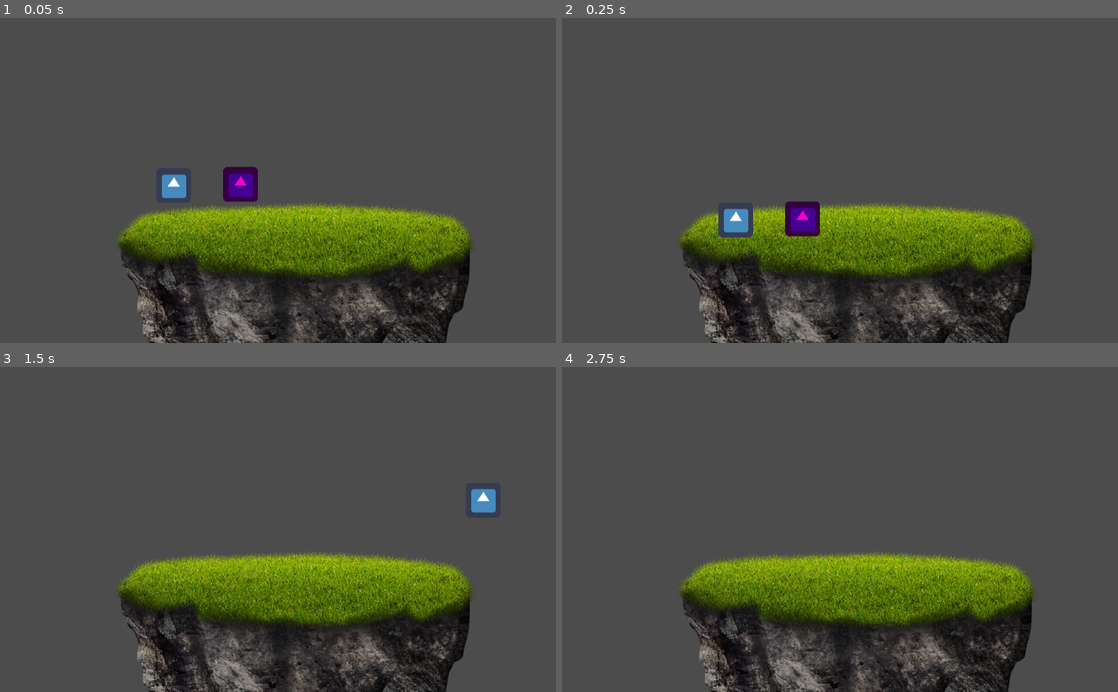
Above: before the commit, frames 1-4 (two rows, left to right).
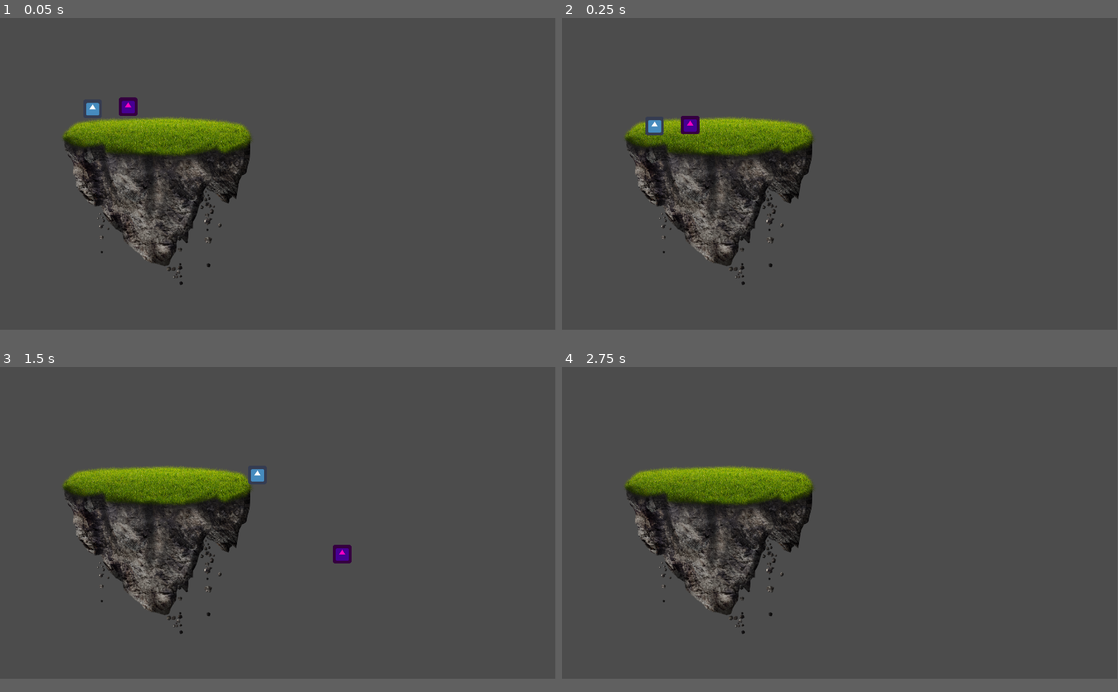
Above: after the commit, the same moments.

Repository: SkyanSam/Buried2023
Game: Godot game, scene res://game.tscn
Same seed, same stepped clock (60 frames per second), same inputs: the game is played once before the commit and once after it. The project has no main scene, so this scene is started directly. The engine's default icon, where the game draws it, is replaced by a stand-in: a white triangle on a blue panel in a dark square.
Inputs:
- Up to frame 1 (0.05 s): no input
- Up to frame 2 (0.25 s): no input
- Up to frame 3 (1.5 s): hold Right (ui_right) from 0.53 s (still down); tap Up (ui_up) at 0.77 s
- Up to frame 4 (2.75 s): tap Up (ui_up) at 1.52 s; release Right (ui_right) at 2.03 s; hold Left (ui_left) from 2.03 s (still down)
In our replay, the window is 800x468 before the commit and 799x449 after it. These sizes can differ from the game's own. Grey fills any space a smaller window leaves; there, only what the larger window draws over its background counts as a difference.

The runs differ from the first frame. In frame 1, 29% of the frame differs, in the area x 11-86%, y 24-100%; in frame 2, 28%; in frame 3, 28%; in frame 4, 28%.

Commit message:
scene for depression (i think)

Diff:
--- /dev/null
+++ b/Buried/DepressionBoss.tscn
@@ -0,0 +1,53 @@
+[gd_scene load_steps=9 format=2]
+
+[ext_resource path="res://Assets/depression/background 1.png" type="Texture" id=1]
+[ext_resource path="res://Assets/depression/background 2.png" type="Texture" id=2]
+[ext_resource path="res://Assets/depression/foreground.png" type="Texture" id=3]
+[ext_resource path="res://Assets/depression/ground (goes behind actual gound).png" type="Texture" id=4]
+[ext_resource path="res://Assets/depression/actual ground hitbox (invis later).png" type="Texture" id=5]
+[ext_resource path="res://Player.tscn" type="PackedScene" id=6]
+[ext_resource path="res://Assets/depression/player.png" type="Texture" id=7]
+
+[sub_resource type="RectangleShape2D" id=1]
+extents = Vector2( 2002.25, 98 )
+
+[node name="DepressionBoss" type="Node2D"]
+
+[node name="Background2" type="Sprite" parent="."]
+position = Vector2( 1920, 1080 )
+texture = ExtResource( 2 )
+
+[node name="Background1" type="Sprite" parent="."]
+position = Vector2( 1920, 1080 )
+texture = ExtResource( 1 )
+
+[node name="Foreground" type="Sprite" parent="."]
+position = Vector2( 1920, 1080 )
+texture = ExtResource( 3 )
+
+[node name="Ground(goesBehindActualGound)" type="Sprite" parent="."]
+position = Vector2( 1920, 1080 )
+texture = ExtResource( 4 )
+
+[node name="ActualGroundHitbox(invisLater)" type="Sprite" parent="."]
+position = Vector2( 1920, 1080 )
+texture = ExtResource( 5 )
+
+[node name="GroundArea2D" type="StaticBody2D" parent="."]
+
+[node name="GroundCollisionShape" type="CollisionShape2D" parent="GroundArea2D"]
+position = Vector2( 1915.75, 2104 )
+shape = SubResource( 1 )
+
+[node name="Player" parent="." instance=ExtResource( 6 )]
+gravity = 6000
+falling_gravity = 7750
+
+[node name="PlayerRef" type="Sprite" parent="."]
+position = Vector2( 1920, 1080 )
+texture = ExtResource( 7 )
+
+[node name="Camera2D" type="Camera2D" parent="."]
+offset = Vector2( 1920, 1080 )
+current = true
+zoom = Vector2( 2, 2 )
--- a/Buried/Player.gd
+++ b/Buried/Player.gd
@@ -3,6 +3,7 @@
 export (int) var speed = 1200
 export (int) var jump_speed = -1800
 export (int) var gravity = 4000
+export (int) var falling_gravity = 6000;
 
 var velocity = Vector2.ZERO
 
@@ -15,7 +16,12 @@
 
 func _physics_process(delta):
 	get_input()
-	velocity.y += gravity * delta
+
+	if (velocity.y > 0):
+		velocity.y += gravity * delta
+	else:
+		velocity.y += falling_gravity * delta
+
 	velocity = move_and_slide(velocity, Vector2.UP)
 	if Input.is_action_just_pressed("ui_up"):
 		if is_on_floor():
--- /dev/null
+++ b/Buried/Player.tscn
@@ -0,0 +1,18 @@
+[gd_scene load_steps=4 format=2]
+
+[ext_resource path="res://icon.png" type="Texture" id=1]
+[ext_resource path="res://Player.gd" type="Script" id=2]
+
+[sub_resource type="RectangleShape2D" id=2]
+extents = Vector2( 32, 31 )
+
+[node name="Player" type="KinematicBody2D"]
+position = Vector2( 320, 306 )
+script = ExtResource( 2 )
+speed = 600
+
+[node name="Sprite" type="Sprite" parent="."]
+texture = ExtResource( 1 )
+
+[node name="CollisionShape2D" type="CollisionShape2D" parent="."]
+shape = SubResource( 2 )
--- a/Buried/game.tscn
+++ b/Buried/game.tscn
@@ -2,7 +2,7 @@
 
 [ext_resource path="res://floating island.png" type="Texture" id=1]
 [ext_resource path="res://icon.png" type="Texture" id=2]
-[ext_resource path="res://Player.gd" type="Script" id=3]
+[ext_resource path="res://Player.tscn" type="PackedScene" id=3]
 [ext_resource path="res://Enemy.gd" type="Script" id=4]
 
 [sub_resource type="RectangleShape2D" id=1]
@@ -23,18 +23,7 @@
 position = Vector2( 2.5, -1 )
 shape = SubResource( 1 )
 
-[node name="Player" type="KinematicBody2D" parent="."]
-position = Vector2( 320, 306 )
-script = ExtResource( 3 )
-speed = 600
-jump_speed = -900
-gravity = 2000
-
-[node name="Sprite" type="Sprite" parent="Player"]
-texture = ExtResource( 2 )
-
-[node name="CollisionShape2D" type="CollisionShape2D" parent="Player"]
-shape = SubResource( 2 )
+[node name="Player" parent="." instance=ExtResource( 3 )]
 
 [node name="Enemy" type="KinematicBody2D" parent="."]
 position = Vector2( 443, 304 )
--- a/Buried/project.godot
+++ b/Buried/project.godot
@@ -12,6 +12,12 @@
 
 config/name="Buried"
 config/icon="res://icon.png"
+
+[display]
+
+window/size/width=1920
+window/size/height=1080
+window/size/fullscreen=true
 
 [gui]
 
Not shown, removed: Buried/.mono/metadata/ide_messaging_meta.txt
Binary file added: Buried/Assets/depression/actual ground hitbox (invis later).png
Not shown, added: Buried/Assets/depression/actual ground hitbox (invis later).png.import
Binary file added: Buried/Assets/depression/background 1.png
Not shown, added: Buried/Assets/depression/background 1.png.import
Binary file added: Buried/Assets/depression/background 2.png
Not shown, added: Buried/Assets/depression/background 2.png.import
Binary file added: Buried/Assets/depression/foreground.png
Not shown, added: Buried/Assets/depression/foreground.png.import
Binary file added: Buried/Assets/depression/ground (goes behind actual gound).png
Not shown, added: Buried/Assets/depression/ground (goes behind actual gound).png.import
Binary file added: Buried/Assets/depression/player - Copy.png
(and 3 more such lines)
